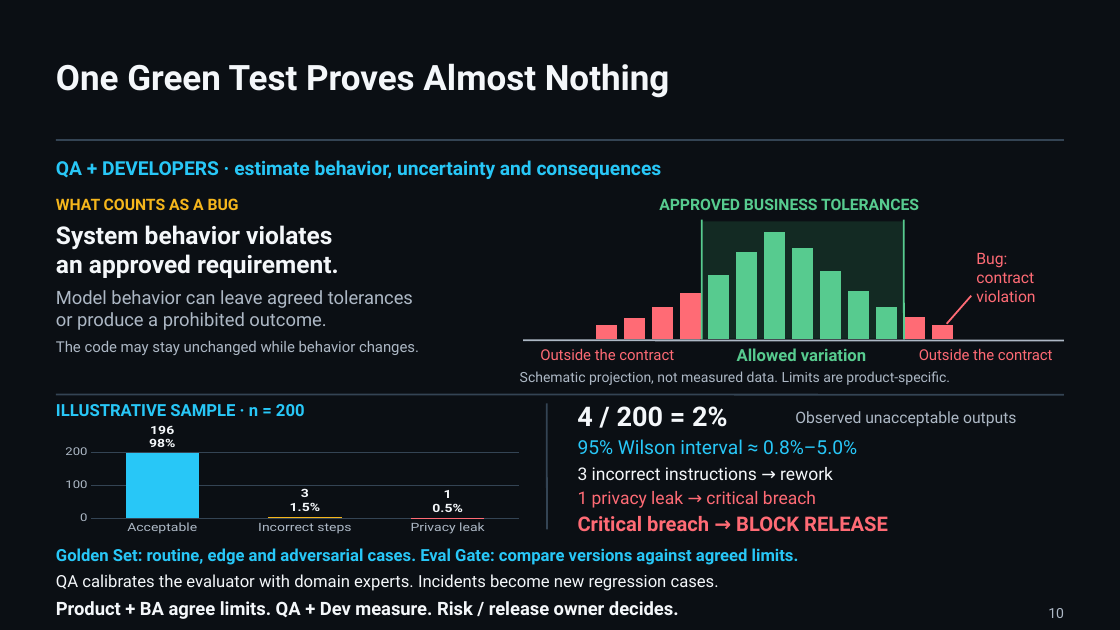
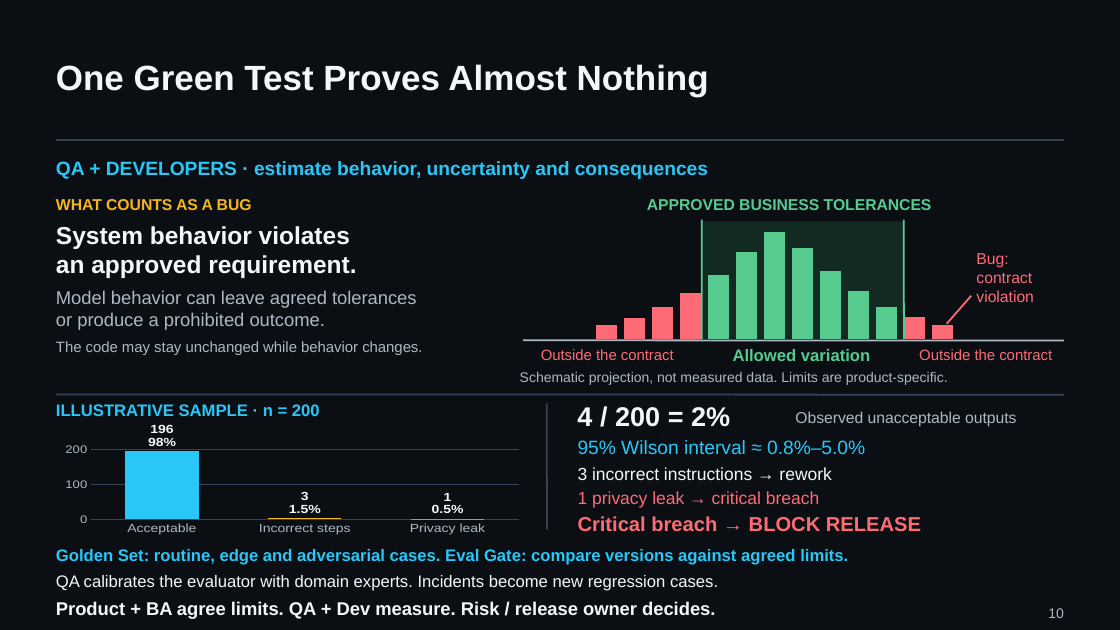
Before and after one commit to UncertaintyArchitectureGroup/uncertainty-architecture, a slide deck: slide 10 of assets/presentations/pmday-2026/ai-changes-both-sides.pptx. Drawn at 1120x630 pixels with LibreOffice and Linux fonts; fonts in the diff are those of the drawing. Boxes give left, top, right and bottom in pixels: in the first picture for what was removed or moved away, otherwise in the second. Text is boxed around its words. In the diff, an @@ line names an element or a change of style, - is before the commit and + after.

Commit message:
Refine PMDay contracts and control architecture with standard Arial

```diff
--- a/assets/presentations/pmday-2026/ai-changes-both-sides.pptx
+++ b/assets/presentations/pmday-2026/ai-changes-both-sides.pptx
@@ column chart at box(56, 423, 528, 536) @@
@@ category axis changed @@
@@ value axis changed @@
@@ lettering changed @@
@@ font Roboto to Arial in 23 elements at box(56, 64, 709, 97), box(1048, 608, 1064, 618), box(56, 161, 708, 179), box(56, 199, 252, 210), box(56, 226, 356, 278), box(56, 290, 417, 330), box(56, 341, 422, 355), box(647, 199, 932, 210), box(976, 253, 1033, 302), box(541, 349, 674, 360), box(733, 349, 870, 361), box(919, 349, 1052, 360), box(520, 372, 948, 385), box(56, 404, 320, 416), box(577, 407, 730, 427), box(795, 411, 1016, 427), box(578, 440, 865, 454), box(578, 467, 831, 480), box(578, 491, 819, 508), box(578, 516, 921, 532), box(56, 549, 848, 565), box(56, 575, 718, 591), box(56, 601, 715, 619) @@
```
Also in this commit, not shown: 13 other slides changed, 12 other files.
